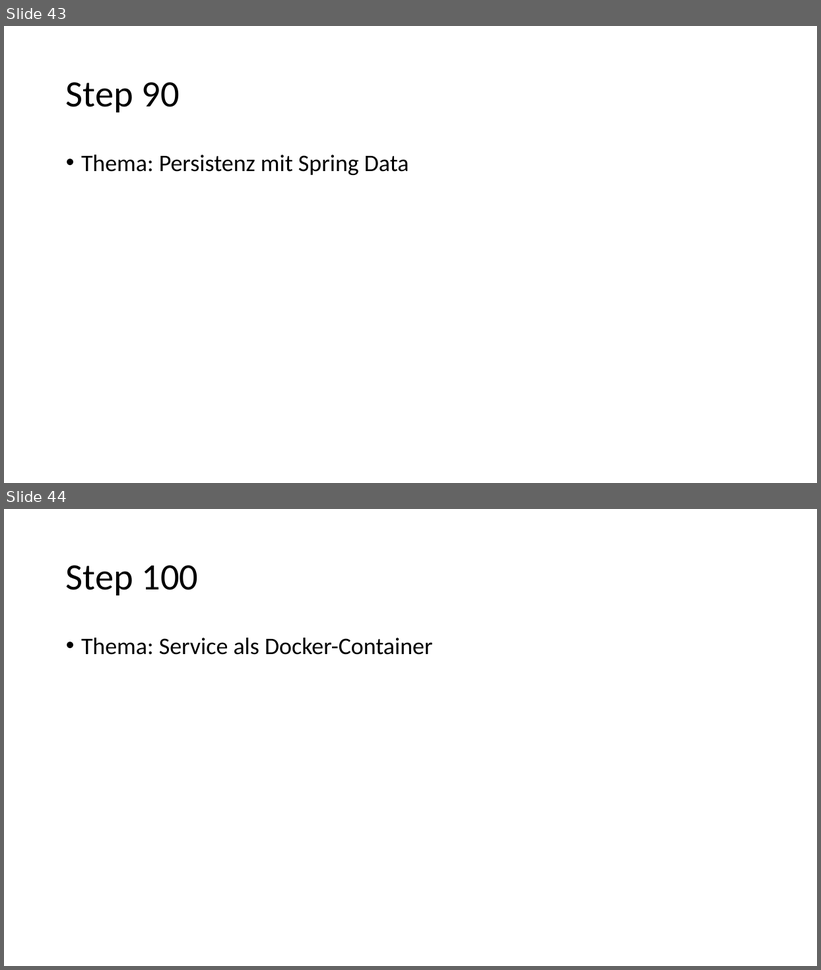
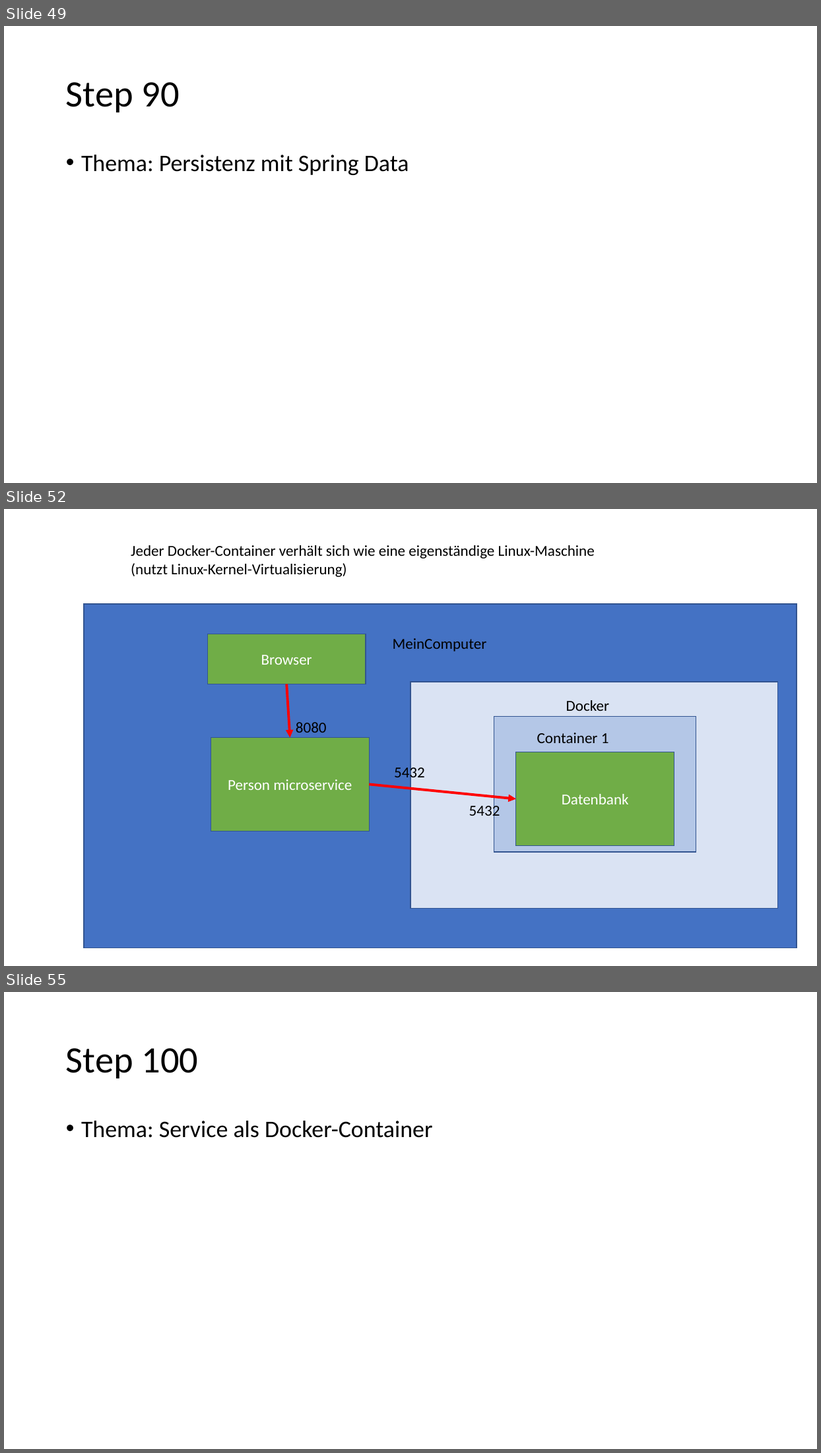
Before and after one commit to igeldo/PR4-SoSe23, a slide deck: Java-Starter.pptx. Shown one above the other, each under a label of ours: slides 43 and 44 before the commit, slides 49, 52 and 55 after it; the slides between them are not shown. The pictures are 821x970 and 821x1453 pixels, drawn with LibreOffice and Linux fonts; fonts in the diff are those of the drawing. Boxes give left, top, right and bottom in pixels: in the first picture for what was removed or moved away, otherwise in the second. Text is boxed around its words. In the diff, an @@ line names an element or a change of style, - is before the commit and + after.

```diff
--- a/Java-Starter.pptx
+++ b/Java-Starter.pptx
@@ slide 52 added at [4, 509, 817, 966], background #FFFFFF @@
@@ text added at [131, 545, 595, 577], 18 pt, text #000000 @@
+Jeder Docker-Container verhält sich wie eine eigenständige Linux-Maschine
+(nutzt Linux-Kernel-Virtualisierung)
@@ rectangle added at [84, 604, 797, 948], fill #4472C4, outline #325491 1 pt @@
@@ rectangle added at [208, 634, 366, 684], fill #70AD47, outline #325491 1 pt, 18 pt, text #FFFFFF @@
+Browser
@@ text added at [393, 638, 487, 652], 18 pt, text #000000 @@
+MeinComputer
@@ arrow added from (286, 684) to (290, 738), #FF0000 3 pt @@
@@ rectangle added at [411, 682, 778, 909], fill #DAE3F3, outline #325491 1 pt @@
@@ text added at [566, 700, 609, 711], 18 pt, text #000000 @@
+Docker
@@ text added at [296, 722, 327, 733], 18 pt, text #000000 @@
+8080
@@ rectangle added at [494, 717, 696, 852], fill #B4C7E7, outline #325491 1 pt @@
@@ rectangle added at [211, 738, 370, 832], fill #70AD47, outline #325491 1 pt, 18 pt, text #FFFFFF @@
+Person microservice
@@ text added at [537, 733, 609, 743], 18 pt, text #000000 @@
+Container 1
@@ text added at [394, 765, 425, 782], 18 pt, text #000000 @@
+5432
@@ rectangle added at [516, 753, 675, 846], fill #70AD47, outline #325491 1 pt, 18 pt, text #FFFFFF @@
+Datenbank
@@ arrow added from (370, 785) to (516, 799), #FF0000 3 pt @@
@@ text added at [469, 803, 500, 820], 18 pt, text #000000 @@
+5432
@@ what was slide 43 is now slide 49 @@
@@ what was slide 44 is now slide 55 @@
```
Also in this commit, not shown: 3 slides changed, 11 other slides added.
